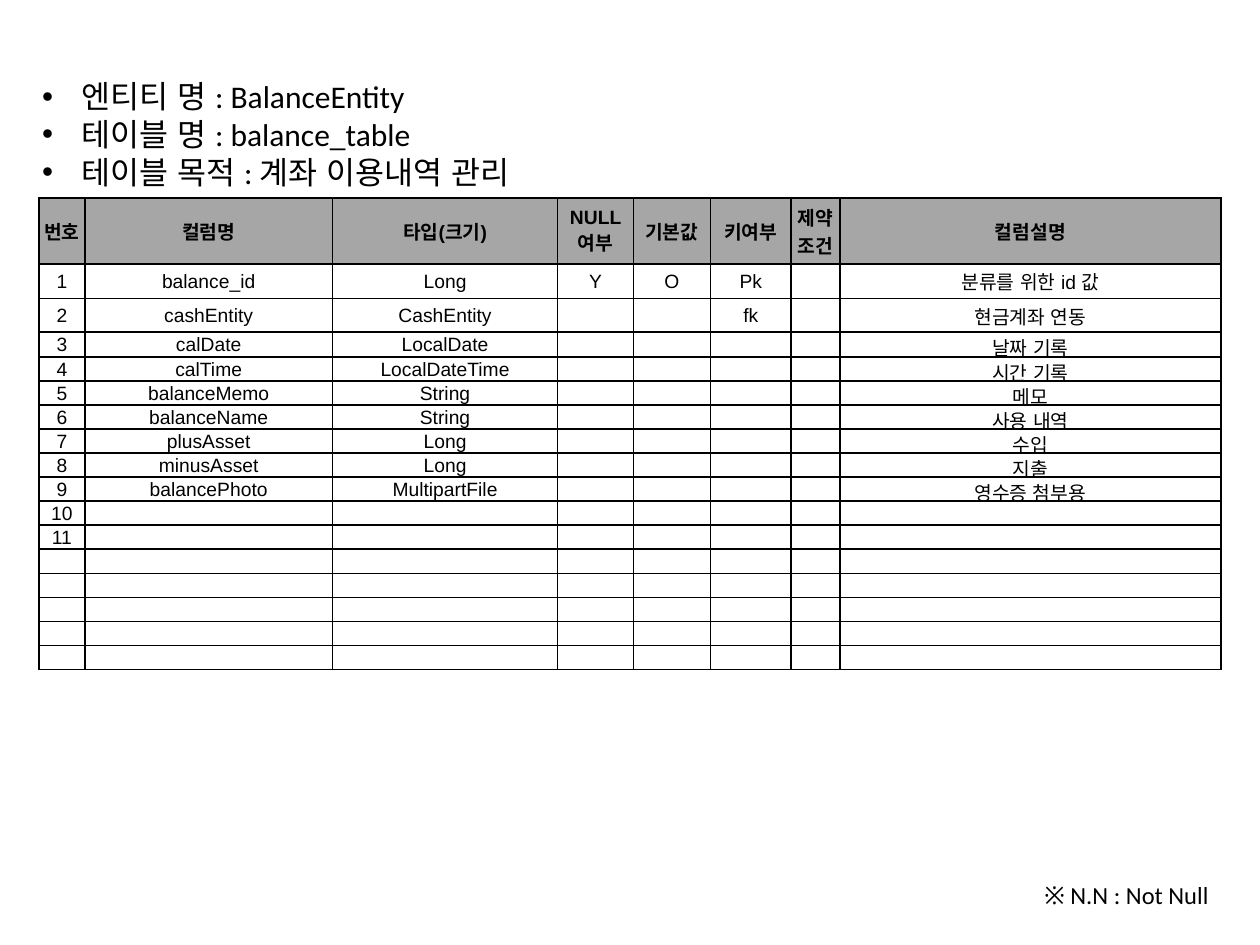
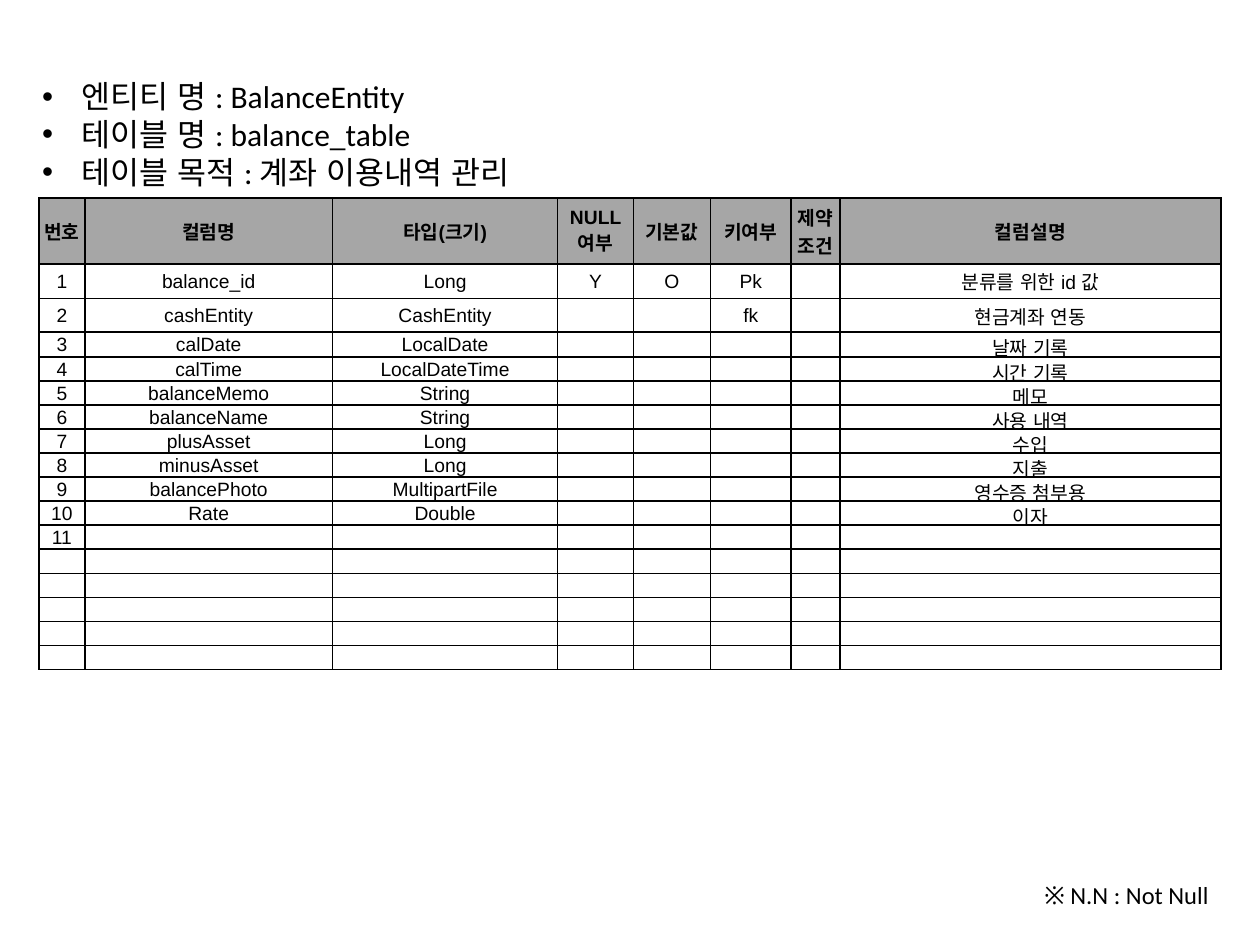
Before and after one commit to michael85-dev/MoneyManager_for_intel, a slide deck: slide 7 of src/02_프로그램 데이터베이스 설명 Ver.1.0.pptx. Drawn at 1260x945 pixels with LibreOffice and Linux fonts; fonts in the diff are those of the drawing. Boxes give left, top, right and bottom in pixels: in the first picture for what was removed or moved away, otherwise in the second. Text is boxed around its words. In the diff, an @@ line names an element or a change of style, - is before the commit and + after.

```diff
--- a/src/02_프로그램 데이터베이스 설명 Ver.1.0.pptx
+++ b/src/02_프로그램 데이터베이스 설명 Ver.1.0.pptx
@@ table at bbox=[39, 198, 1221, 668] @@
-row 11: 10 |  |  |  |  |  |  | 
+row 11: 10 | Rate | Double |  |  |  |  | 이자
```
Also in this commit, not shown: 1 other slide changed, 3 slides added, 15 other files.
